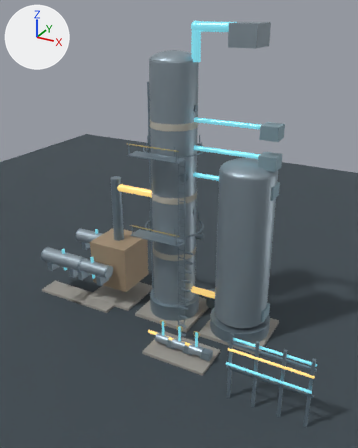
Renders of the OBJ model web/assets/tower/tower.obj from each side of a commit.
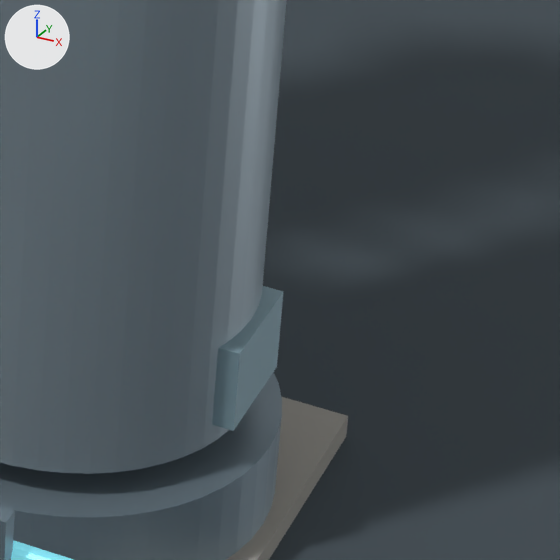
The first picture shows the older version from a 50 mm camera at (22.6, -40.2, 30.4) aimed at (1.7, -2.2, 11.4). The close-ups show the older and then the newer version on the part from 65% to 86% of the width and 59% to 76% of the height of that picture. Only the edits that show in the close-ups are written down. Every picture has the same lights, and +X, +Y and +Z are marked at upper left. Where no turn or scale is listed for an object, it has been applied to the vertices.

Names of what the first close-up shows: 'Box_Residue', 'Foundation_Vac', 'Ground', 'Tower_Vacuum_Shell', 'Tower_Vacuum_ShellHalf', 'Tower_Vacuum_Skirt' and 2 more.
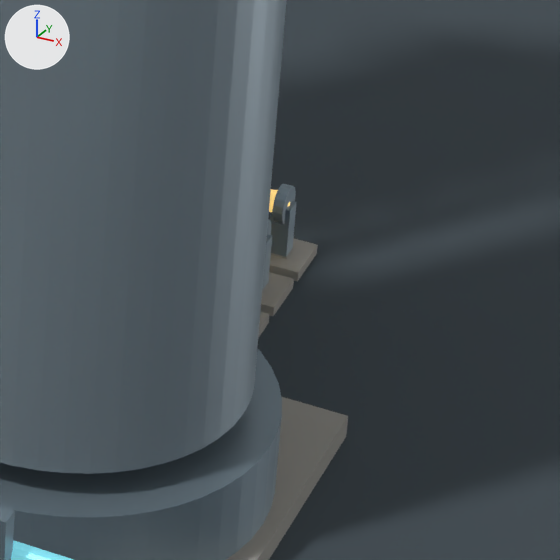
What differs and where, as boxes (x1, y1, x2, y2) in the close-ups (560 x 560 px):
'Box_Residue', deleted
    before: (212, 286, 283, 431)
'BatteryLimit_Diesel_Foot', added
    after: (269, 238, 318, 282)
'BatteryLimit_Diesel_Support', added
    after: (270, 201, 297, 257)
'BatteryLimit_Kerosene_Foot', added
    after: (260, 272, 294, 316)
'BatteryLimit_Diesel', added
    after: (272, 183, 296, 224)
'BatteryLimit_Kerosene_Support', added
    after: (262, 234, 272, 290)
'BatteryLimit_Naphtha_Foot', added (mostly hidden)
    after: (258, 312, 269, 338)
'Pipe_Rundown_Diesel_Elbow1', added
    after: (269, 190, 290, 212)
'RundownRack_Diesel_2_Foot', added (mostly hidden)
    after: (271, 247, 294, 259)
'RundownRack_Kerosene_2_Foot', added (mostly hidden)
    after: (262, 282, 270, 293)
'Pipe_Rundown_Diesel_Seg0', added (mostly hidden)
    after: (270, 189, 274, 197)

What the commit changed:
Mesh me_rundownrack_kerosene_2_foot is new.
It is a box spanning x 8.232..8.568, y 5.732..6.068, z 0.0..0.18.
It uses material mat_concrete (grey #9e9b95).
Mesh me_rundownrack_diesel_2_foot is new.
It is a box spanning x 8.232..8.568, y 6.832..7.168, z 0.0..0.18.
It uses material mat_concrete (grey #9e9b95).
Mesh me_pipe_rundown_diesel_seg0 is new.
It has 28 vertices, 16 faces and spans x 6.6..8.3, y 6.83..7.17, z 0.83..1.17.
It uses material mat_pipehot (orange #cead69, glowing beige #e0bc72).
Mesh me_pipe_rundown_diesel_elbow1 is new.
It is a UV sphere (32 segments, 16 rings, poles along z) spanning x 8.11..8.49, y 6.81..7.19, z 0.81..1.19.
It uses material mat_pipehot (orange #cead69, glowing beige #e0bc72).
Mesh me_batterylimit_naphtha_foot is new.
It is a box spanning x 7.95..8.85, y 4.35..5.25, z 0.0..0.16.
It uses material mat_concrete (grey #9e9b95).
Mesh me_batterylimit_kerosene_support is new.
It is a box spanning x 8.25..8.55, y 5.75..6.05, z 0.0..1.0.
It uses material mat_steeldark (greyish blue #81939e).
Mesh me_batterylimit_kerosene_foot is new.
It is a box spanning x 7.95..8.85, y 5.45..6.35, z 0.0..0.16.
It uses material mat_concrete (grey #9e9b95).
Mesh me_batterylimit_diesel_support is new.
It is a box spanning x 8.25..8.55, y 6.85..7.15, z 0.0..1.0.
It uses material mat_steeldark (greyish blue #81939e).
Mesh me_batterylimit_diesel_foot is new.
It is a box spanning x 7.95..8.85, y 6.55..7.45, z 0.0..0.16.
It uses material mat_concrete (grey #9e9b95).
Mesh me_batterylimit_diesel is new.
It is an 18-sided cylinder along x spanning x 8.32..8.48, y 6.7..7.3, z 0.705..1.295.
It uses material mat_steeldark (greyish blue #81939e).
Object 'Box_Residue' (ob_box_residue) is deleted.
Object 'RundownRack_Kerosene_2_Foot' (ob_rundownrack_kerosene_2_foot) is new; it shows me_rundownrack_kerosene_2_foot.
Its location is (0.0, 0.0, 0.0).
Object 'RundownRack_Diesel_2_Foot' (ob_rundownrack_diesel_2_foot) is new; it shows me_rundownrack_diesel_2_foot.
Its location is (0.0, 0.0, 0.0).
Object 'Pipe_Rundown_Diesel_Seg0' (ob_pipe_rundown_diesel_seg0) is new; it shows me_pipe_rundown_diesel_seg0.
Its location is (0.0, 0.0, 0.0).
Object 'Pipe_Rundown_Diesel_Elbow1' (ob_pipe_rundown_diesel_elbow1) is new; it shows me_pipe_rundown_diesel_elbow1.
Its location is (0.0, 0.0, 0.0).
Object 'BatteryLimit_Naphtha_Foot' (ob_batterylimit_naphtha_foot) is new; it shows me_batterylimit_naphtha_foot.
Its location is (0.0, 0.0, 0.0).
Object 'BatteryLimit_Kerosene_Support' (ob_batterylimit_kerosene_support) is new; it shows me_batterylimit_kerosene_support.
Its location is (0.0, 0.0, 0.0).
Object 'BatteryLimit_Kerosene_Foot' (ob_batterylimit_kerosene_foot) is new; it shows me_batterylimit_kerosene_foot.
Its location is (0.0, 0.0, 0.0).
Object 'BatteryLimit_Diesel_Support' (ob_batterylimit_diesel_support) is new; it shows me_batterylimit_diesel_support.
Its location is (0.0, 0.0, 0.0).
Object 'BatteryLimit_Diesel_Foot' (ob_batterylimit_diesel_foot) is new; it shows me_batterylimit_diesel_foot.
Its location is (0.0, 0.0, 0.0).
Object 'BatteryLimit_Diesel' (ob_batterylimit_diesel) is new; it shows me_batterylimit_diesel.
Its location is (0.0, 0.0, 0.0).
